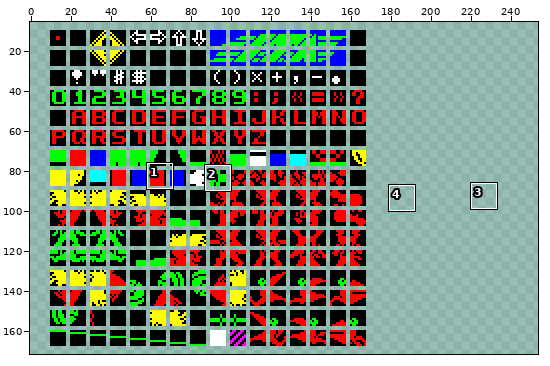
Sprite sheet: SpriteRotate/newtiles.png. The picture above shows the old version from afar; the outline marks the close-up.
Close-up. First the earlier version:
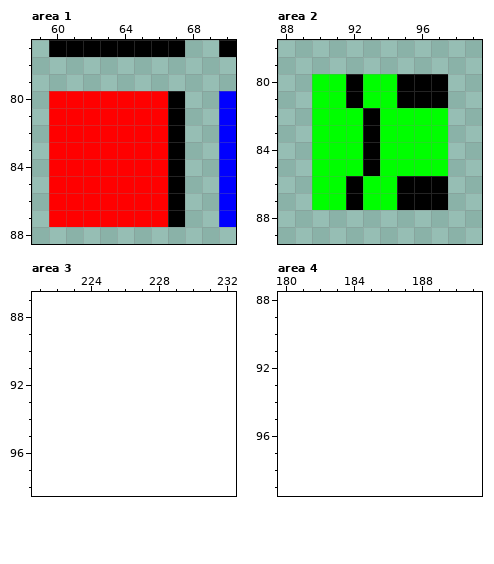
The file is 180x178 pixels. Pixels under 10% opacity are left out. Colours within 5 levels of each other are drawn and written as one. Shown: area 1: x 59..70, y 77..88; area 2: x 88..99, y 78..89; area 3: x 221..232, y 87..98; area 4: x 180..191, y 88..99. The old version is drawn lined up with the new one, on the new canvas. The wide view leaves out empty margins. The commit also changed other parts of the picture, which this record leaves out.
After:
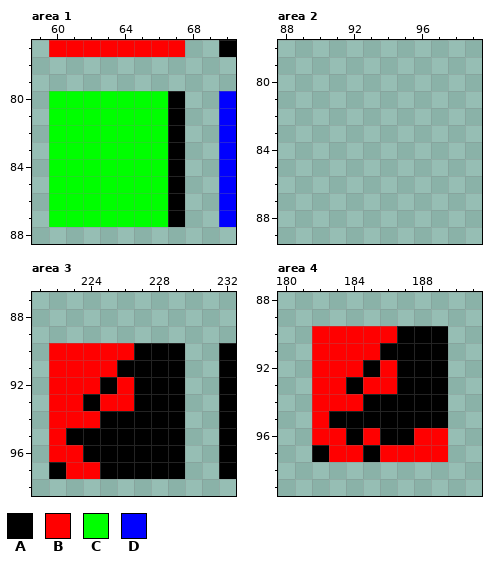
Palette (. is transparent): A #000000  B #ff0000  C #00ff00  D #0000ff
The exact change:
canvas 180x178 -> 258x178
--- area 1
@@ x 59..70 @@
-77 .AAAAAAAA..A
+77 .BBBBBBBB..A
 78 ............
 79 ............
-80 .BBBBBBBA..D
-81 .BBBBBBBA..D
-82 .BBBBBBBA..D
-83 .BBBBBBBA..D
-84 .BBBBBBBA..D
-85 .BBBBBBBA..D
-86 .BBBBBBBA..D
-87 .BBBBBBBA..D
+80 .CCCCCCCA..D
+81 .CCCCCCCA..D
+82 .CCCCCCCA..D
+83 .CCCCCCCA..D
+84 .CCCCCCCA..D
+85 .CCCCCCCA..D
+86 .CCCCCCCA..D
+87 .CCCCCCCA..D
 88 ............
--- area 2
@@ x 88..99 @@
 79 ............
-80 ..CCACCAAA..
-81 ..CCACCAAA..
-82 ..CCCACCCC..
-83 ..CCCACCCC..
-84 ..CCCACCCC..
-85 ..CCCACCCC..
-86 ..CCACCAAA..
-87 ..CCACCAAA..
+80 ............
+81 ............
+82 ............
+83 ............
+84 ............
+85 ............
+86 ............
+87 ............
 88 ............
--- area 3
@@ x 221..232 @@
 89 ............
-90 ............
-91 ............
-92 ............
-93 ............
-94 ............
-95 ............
-96 ............
-97 ............
+90 .BBBBBAAA..A
+91 .BBBBAAAA..A
+92 .BBBABAAA..A
+93 .BBABBAAA..A
+94 .BBBAAAAA..A
+95 .BAAAAAAA..A
+96 .BBAAAAAA..A
+97 .ABBAAAAA..A
 98 ............
--- area 4
@@ x 180..191 @@
  89 ............
- 90 ............
- 91 ............
- 92 ............
- 93 ............
- 94 ............
- 95 ............
- 96 ............
- 97 ............
+ 90 ..BBBBBAAA..
+ 91 ..BBBBAAAA..
+ 92 ..BBBABAAA..
+ 93 ..BBABBAAA..
+ 94 ..BBBAAAAA..
+ 95 ..BAAAAAAA..
+ 96 ..BBABAABB..
+ 97 ..ABBABBBB..
  98 ............
Changed places in both close-ups, as pixel boxes (x1, y1, x2, y2):
changed: (49, 40, 185, 227)
erased: (312, 74, 448, 210)
added: (49, 343, 236, 479)
added: (312, 326, 448, 462)
